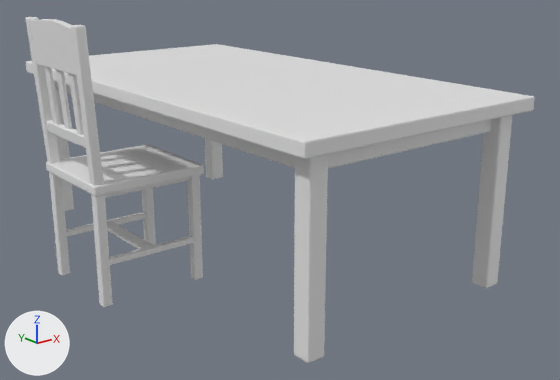
The Blender file off-the-grid/Assets/3d/Julia/Table and Chairs/Table.blend: old version first, new version second.
Both versions are drawn from a camera (50 mm lens) standing at (-3.77, -5.16, 2.47) and looking at (0.02, -0.42, 0.57). Lighting does not change. The marker at lower left points along +X, +Y and +Z. The older version comes first.

The first picture shows 'Chair', 'Table'.
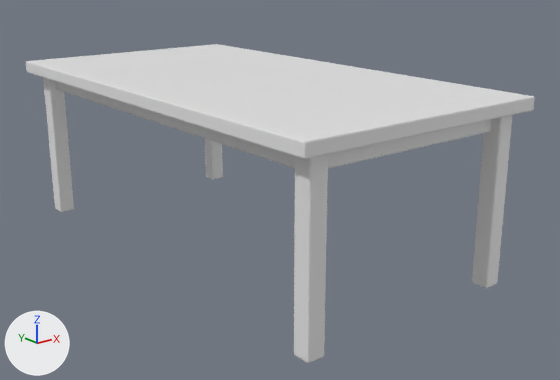
The newer file is also rescaled (x0.649), turned or shifted as a whole; pictures and numbers use the older file's frame.

The change, as a diff of the scene's bpy script:
```diff
--- a/off-the-grid/Assets/3d/Julia/Table and Chairs/Table.blend.py
+++ b/off-the-grid/Assets/3d/Julia/Table and Chairs/Table.blend.py
@@ ob_chair @@
-ob_chair = bpy.data.objects.new('Chair', me_cube_010)
-ob_chair.location = (0.0, 0.0, 0.0)
```

What differs and where, as boxes (x1, y1, x2, y2) in the pictures (560 x 380 px):
'Chair', deleted
    before: (25, 17, 204, 307)
